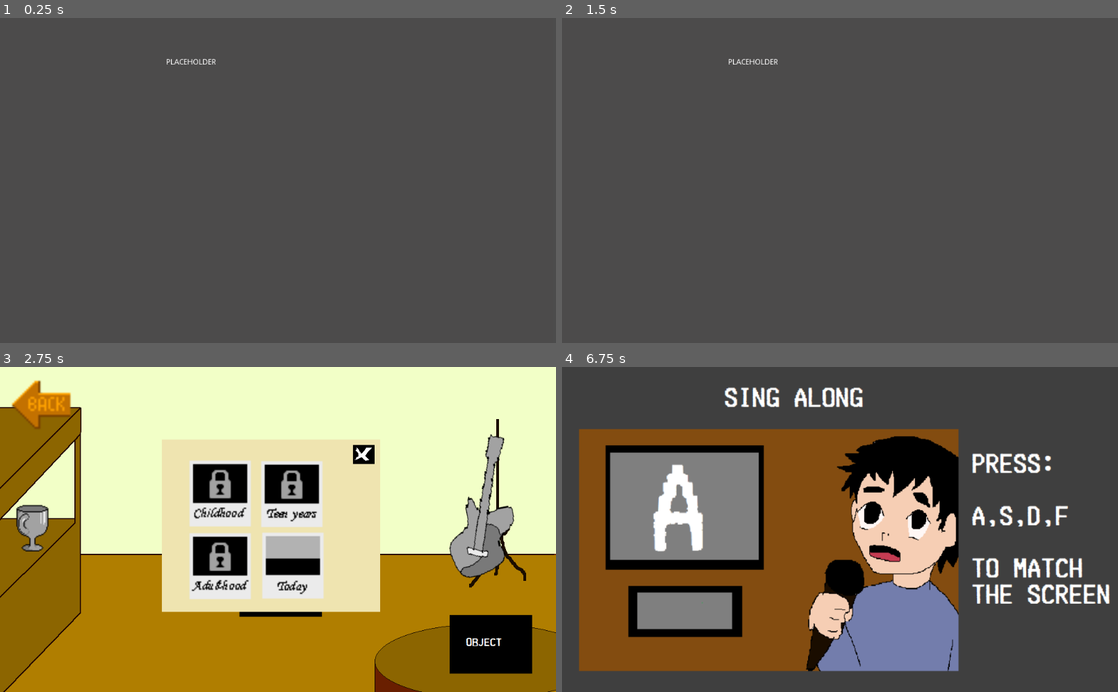
Above: before the commit, frames 1-4 (two rows, left to right).
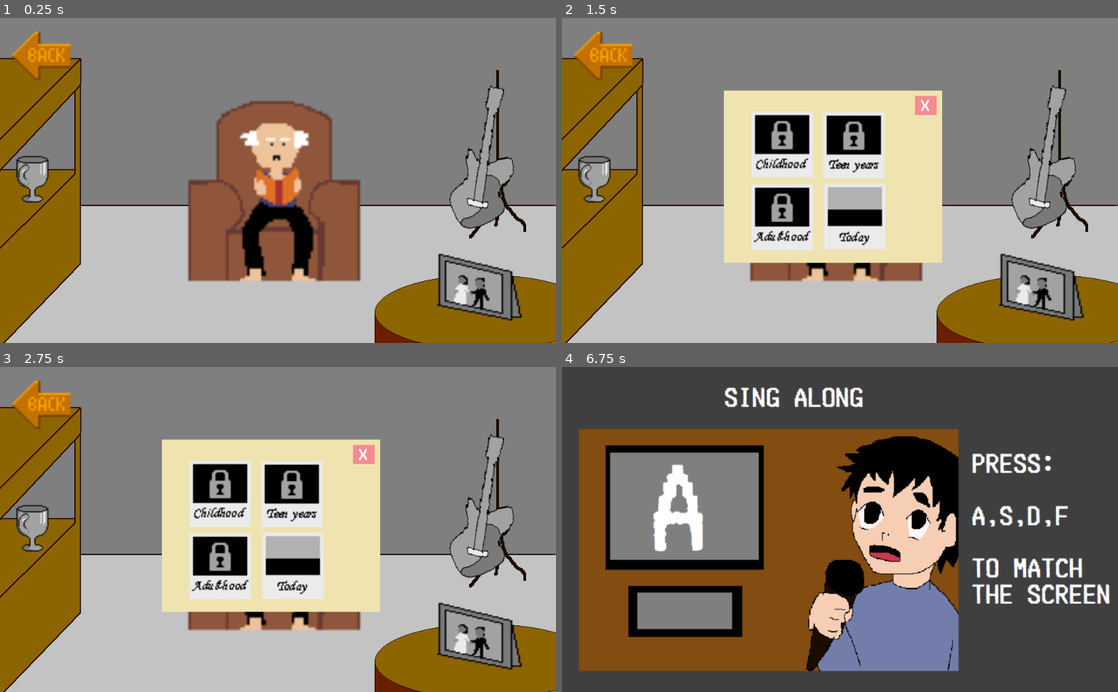
Above: after the commit, the same moments.

Repository: Alkhioz/historiaDeUnaVida
Game: Godot game, scene res://scenes/oldManRoom/transition.tscn
Two runs of this game, one before a commit and one after it. Both use one fixed random seed, a clock stepped at 60 frames per second and the inputs below. This scene is started directly instead of the project's main scene.
Inputs (mouse positions are in pixels of both pictures, inside the frame that each line leads up to; where the layout moved, square brackets give the same spot in the first picture):
- Up to frame 1 (0.25 s): no input
- Up to frame 2 (1.5 s): click (840, 187) at 0.52 s; click (1040, 287) at 1.27 s
- Up to frame 3 (2.75 s): click (278, 532) at 2.02 s
- Up to frame 4 (6.75 s): click (840, 536) [845, 562] at 2.75 s; click (1040, 636) [1051, 643] at 3.5 s; click (606, 406) at 4.25 s; click (595, 529) at 5 s; click (1051, 503) at 5.75 s; click (784, 493) at 6.5 s

The runs differ from the first frame. In frame 1, 99% of the frame differs, in the area x 0-100%, y 0-100%; in frame 2, 99%; in frame 3, 63%; in frame 4, nothing differs.

Commit message:
finished minigames and oldmanroom

Diff:
--- a/scenes/mainMenu/MainMenu.tscn
+++ b/scenes/mainMenu/MainMenu.tscn
@@ -23,36 +23,36 @@
 margin_bottom = 600.0
 
 [node name="VBoxContainer" type="VBoxContainer" parent="CenterContainer"]
-margin_left = 295.0
-margin_top = 227.0
-margin_right = 729.0
-margin_bottom = 373.0
+margin_left = 154.0
+margin_top = 214.0
+margin_right = 869.0
+margin_bottom = 386.0
 
 [node name="Title" type="TextureRect" parent="CenterContainer/VBoxContainer"]
-margin_right = 434.0
+margin_right = 715.0
 margin_bottom = 60.0
 texture = ExtResource( 4 )
 
 [node name="MenuOption" type="VBoxContainer" parent="CenterContainer/VBoxContainer"]
 margin_top = 64.0
-margin_right = 434.0
+margin_right = 715.0
 margin_bottom = 108.0
 
 [node name="NewGameButton" type="Button" parent="CenterContainer/VBoxContainer/MenuOption"]
-margin_right = 434.0
+margin_right = 715.0
 margin_bottom = 20.0
 text = "NEW GAME"
 
 [node name="Exit" type="Button" parent="CenterContainer/VBoxContainer/MenuOption"]
 margin_top = 24.0
-margin_right = 434.0
+margin_right = 715.0
 margin_bottom = 44.0
 text = "EXIT"
 
 [node name="Logo" type="TextureRect" parent="CenterContainer/VBoxContainer"]
 margin_top = 112.0
-margin_right = 434.0
-margin_bottom = 146.0
+margin_right = 715.0
+margin_bottom = 172.0
 texture = ExtResource( 2 )
 [connection signal="pressed" from="CenterContainer/VBoxContainer/MenuOption/NewGameButton" to="." method="_on_NewGameButton_pressed"]
 [connection signal="pressed" from="CenterContainer/VBoxContainer/MenuOption/Exit" to="." method="_on_Exit_pressed"]
--- a/scenes/oldManRoom/OldManRoom.gd
+++ b/scenes/oldManRoom/OldManRoom.gd
@@ -30,8 +30,8 @@
 	if global.adult > 0:
 		get_node("Album/Old").disabled = false
 		if global.adult == 2:
-#			get_node("Object2").texture_hover = load("res://assets/images/oldManRoom/mainroom/trophy/GameTrophyColor2.png")
-#			get_node("Object2").texture_normal = load("res://assets/images/oldManRoom/mainroom/trophy/GameTrophyColor1.png")
+			get_node("Object2").texture_hover = load("res://assets/images/oldManRoom/mainroom/photo/photoColor2.png")
+			get_node("Object2").texture_normal = load("res://assets/images/oldManRoom/mainroom/photo/photoColor1.png")
 			get_node("Album/Adult").texture_normal = load("res://assets/images/oldManRoom/album/adult/GamePolaroidSuccessA.png")
 		else:
 			get_node("Album/Adult").texture_normal = load("res://assets/images/oldManRoom/album/GamePolaroidRota.png")
--- a/scenes/oldManRoom/OldManRoom.tscn
+++ b/scenes/oldManRoom/OldManRoom.tscn
@@ -1,8 +1,8 @@
-[gd_scene load_steps=24 format=2]
+[gd_scene load_steps=26 format=2]
 
 [ext_resource path="res://assets/images/oldManRoom/oldman.png" type="Texture" id=1]
 [ext_resource path="res://assets/images/oldManRoom/backgraound.png" type="Texture" id=2]
-[ext_resource path="res://assets/images/oldManRoom/object.png" type="Texture" id=3]
+[ext_resource path="res://assets/images/oldManRoom/mainroom/photo/photoGray1.png" type="Texture" id=3]
 [ext_resource path="res://assets/images/oldManRoom/mainroom/backArrow/GameBackSign.png" type="Texture" id=4]
 [ext_resource path="res://scenes/oldManRoom/OldManRoom.gd" type="Script" id=5]
 [ext_resource path="res://assets/images/oldManRoom/album/album.png" type="Texture" id=6]
@@ -11,7 +11,7 @@
 [ext_resource path="res://assets/images/oldManRoom/explanation/close.png" type="Texture" id=9]
 [ext_resource path="res://assets/images/oldManRoom/explanation/textBox.png" type="Texture" id=10]
 [ext_resource path="res://assets/images/oldManRoom/album/youth/GamePolaroidT.png" type="Texture" id=11]
-[ext_resource path="res://assets/images/oldManRoom/photoAlbum.png" type="Texture" id=12]
+[ext_resource path="res://assets/images/oldManRoom/oldmanHover.png" type="Texture" id=12]
 [ext_resource path="res://assets/images/oldManRoom/mainroom/backArrow/GameBackSignHover.png" type="Texture" id=13]
 [ext_resource path="res://assets/images/oldManRoom/mainroom/trophy/GameTrophyGray1.png" type="Texture" id=14]
 [ext_resource path="res://assets/images/oldManRoom/mainroom/trophy/GameTrophyGray2.png" type="Texture" id=15]
@@ -23,6 +23,8 @@
 [ext_resource path="res://assets/images/oldManRoom/mainroom/bass/bassGray2.png" type="Texture" id=21]
 [ext_resource path="res://assets/images/oldManRoom/album/old/GamePolaroidBad.png" type="Texture" id=22]
 [ext_resource path="res://assets/images/oldManRoom/album/old/GamePolaroidBadHover.png" type="Texture" id=23]
+[ext_resource path="res://assets/images/oldManRoom/mainroom/photo/photoGray2.png" type="Texture" id=24]
+[ext_resource path="res://assets/audio/music/mixkit-relax-658.wav" type="AudioStream" id=25]
 
 [node name="Node2D" type="Node2D"]
 script = ExtResource( 5 )
@@ -35,22 +37,15 @@
 "_edit_use_anchors_": false
 }
 
-[node name="OldMan" type="TextureButton" parent="."]
-margin_left = 440.568
-margin_top = 148.534
-margin_right = 592.568
-margin_bottom = 460.534
+[node name="photoAlbum" type="TextureButton" parent="."]
+margin_left = 334.37
+margin_top = 131.257
+margin_right = 427.37
+margin_bottom = 246.257
+rect_scale = Vector2( 3.72574, 3.16 )
 texture_normal = ExtResource( 1 )
-__meta__ = {
-"_edit_use_anchors_": false
-}
-
-[node name="photoAlbum" type="TextureButton" parent="."]
-margin_left = 472.591
-margin_top = 302.671
-margin_right = 565.591
-margin_bottom = 417.671
-texture_normal = ExtResource( 12 )
+texture_hover = ExtResource( 12 )
+expand = true
 __meta__ = {
 "_edit_use_anchors_": false
 }
@@ -69,11 +64,13 @@
 }
 
 [node name="Object2" type="TextureButton" parent="."]
-margin_left = 827.97
-margin_top = 457.573
-margin_right = 979.97
-margin_bottom = 565.573
+margin_left = 788.0
+margin_top = 421.0
+margin_right = 969.0
+margin_bottom = 578.0
 texture_normal = ExtResource( 3 )
+texture_hover = ExtResource( 24 )
+expand = true
 __meta__ = {
 "_edit_use_anchors_": false
 }
@@ -212,6 +209,10 @@
 __meta__ = {
 "_edit_use_anchors_": false
 }
+
+[node name="AudioStreamPlayer" type="AudioStreamPlayer" parent="."]
+stream = ExtResource( 25 )
+autoplay = true
 [connection signal="pressed" from="photoAlbum" to="." method="_on_photoAlbum_pressed"]
 [connection signal="pressed" from="Object1" to="." method="_on_Object1_pressed"]
 [connection signal="pressed" from="Object2" to="." method="_on_Object2_pressed"]
--- a/scenes/oldManRoom/transition.gd
+++ b/scenes/oldManRoom/transition.gd
@@ -14,6 +14,7 @@
 			get_node("MessageTransition").text = ""
 			get_node("ColorRect").color = Color(0,0,0,1)
 			get_node("AudioStreamPlayer").play()
+			yield(get_tree().create_timer(1.5), "timeout")
 		elif global.child == 2:
 			get_node("MessageTransition").text = "Minigame 1 pass"
 	elif global.adult == 0:
@@ -21,6 +22,7 @@
 			get_node("MessageTransition").text = ""
 			get_node("ColorRect").color = Color(0,0,0,1)
 			get_node("AudioStreamPlayer").play()
+			yield(get_tree().create_timer(1.5), "timeout")
 		elif global.youth == 2:
 			get_node("MessageTransition").text = "Minigame 2 pass"
 	else:
@@ -28,9 +30,10 @@
 			get_node("MessageTransition").text = ""
 			get_node("ColorRect").color = Color(0,0,0,1)
 			get_node("AudioStreamPlayer").play()
+			yield(get_tree().create_timer(1.5), "timeout")
 		elif global.adult == 2:
 			get_node("MessageTransition").text = "Minigame 3 pass"
-	yield(get_tree().create_timer(1.5), "timeout")
+
 	get_tree().change_scene("res://scenes/oldManRoom/OldManRoom.tscn")
 
 
Not shown, added: assets/audio/music/mixkit-relax-658.wav.import
Binary file changed: assets/images/mainMenu/trademark.png
Binary file changed: assets/images/oldManRoom/album/close.png
Binary file changed: assets/images/oldManRoom/backgraound.png
Binary file changed: assets/images/oldManRoom/explanation/close.png
Binary file added: assets/images/oldManRoom/mainroom/photo/photoColor1.png
Not shown, added: assets/images/oldManRoom/mainroom/photo/photoColor1.png.import
Binary file added: assets/images/oldManRoom/mainroom/photo/photoColor2.png
Not shown, added: assets/images/oldManRoom/mainroom/photo/photoColor2.png.import
Binary file added: assets/images/oldManRoom/mainroom/photo/photoGray1.png
Not shown, added: assets/images/oldManRoom/mainroom/photo/photoGray1.png.import
Binary file added: assets/images/oldManRoom/mainroom/photo/photoGray2.png
(and 5 more such lines)
